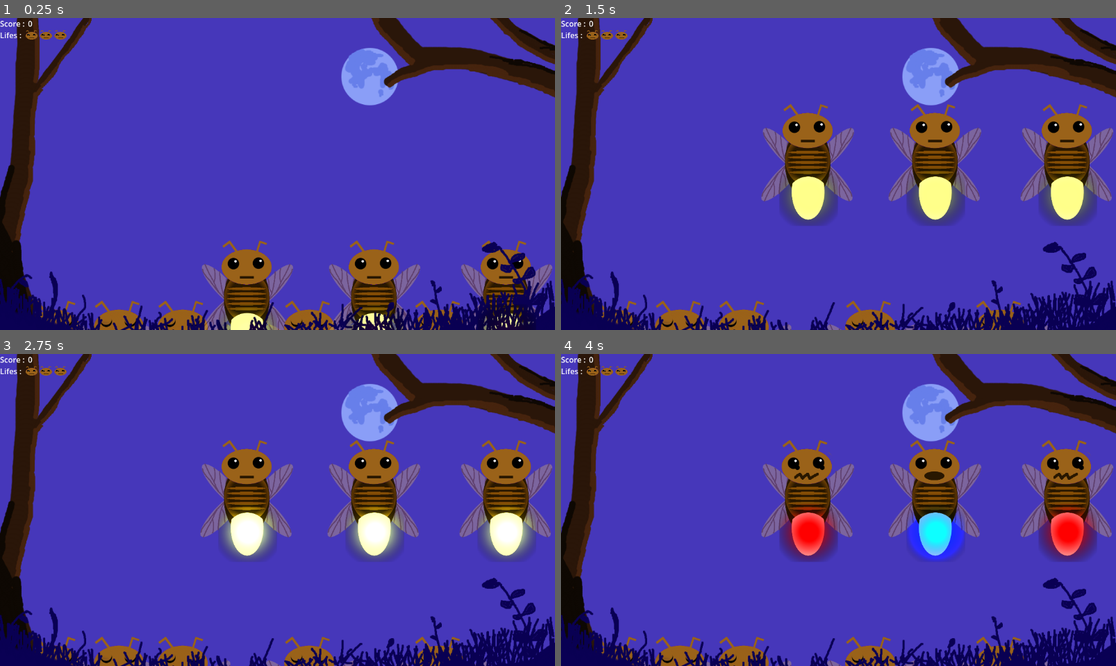
Above: before the commit, frames 1-4 (two rows, left to right).
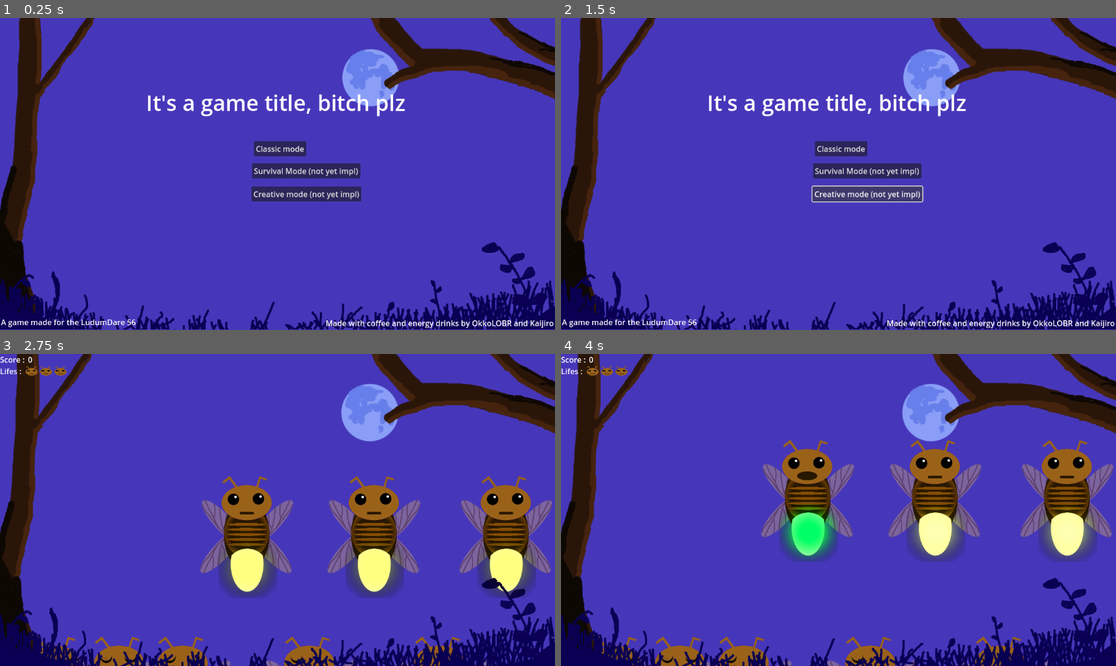
Above: after the commit, the same moments.

Repository: Kaijiro/ld56
Game: Godot game, scene res://scenes/menu.tscn
Two runs of this game, one before a commit and one after it. Both use one fixed random seed, a clock stepped at 60 frames per second and the inputs below. Before the commit the project starts from res://scenes/ld_56.tscn. Sound files missing from this copy of the repository are replaced by a short silence.
Inputs (mouse positions are in pixels of both pictures, inside the frame that each line leads up to):
- Up to frame 1 (0.25 s): no input
- Up to frame 2 (1.5 s): click (866, 170) at 0.5 s, where only the run after the commit has a clickable "Survival Mode (not yet impl)"; click (866, 192) at 1.25 s, where only the run after the commit has a clickable "Creative mode (not yet impl)"
- Up to frame 3 (2.75 s): click (277, 485) at 2 s, where only the run after the commit has a clickable "Classic mode"
- Up to frame 4 (4 s): move the mouse to (805, 500) at 2.77 s; click (805, 500) at 2.85 s; move the mouse to (932, 500) at 3.52 s; click (932, 500) at 3.6 s

The runs differ from the first frame. In frame 1, 17% of the frame differs, in the area x 0-100%, y 0-100%; in frame 2, 21%; in frame 3, 17%; in frame 4, 4.8%.

Commit message:
First iteration of menu, need polish

Diff:
--- a/project.godot
+++ b/project.godot
@@ -11,7 +11,7 @@
 [application]
 
 config/name="LD56"
-run/main_scene="res://scenes/ld_56.tscn"
+run/main_scene="res://scenes/menu.tscn"
 config/features=PackedStringArray("4.3", "Forward Plus")
 config/icon="res://icon.svg"
 
--- /dev/null
+++ b/scenes/menu.tscn
@@ -0,0 +1,83 @@
+[gd_scene load_steps=4 format=3 uid="uid://blts3iqlygl0g"]
+
+[ext_resource type="Script" path="res://scripts/menu.gd" id="1_jc0un"]
+[ext_resource type="Texture2D" uid="uid://c3sag02gtlcdn" path="res://assets/Decor/background.png" id="1_qkcfw"]
+[ext_resource type="Texture2D" uid="uid://duuf8v7y0gtut" path="res://assets/Decor/foreground.png" id="2_fhks8"]
+
+[node name="Menu" type="Control"]
+layout_mode = 3
+anchors_preset = 15
+anchor_right = 1.0
+anchor_bottom = 1.0
+grow_horizontal = 2
+grow_vertical = 2
+script = ExtResource("1_jc0un")
+
+[node name="BG" type="TextureRect" parent="."]
+layout_mode = 0
+offset_right = 1152.0
+offset_bottom = 648.0
+texture = ExtResource("1_qkcfw")
+expand_mode = 1
+
+[node name="FG" type="TextureRect" parent="."]
+layout_mode = 0
+offset_right = 1153.0
+offset_bottom = 647.0
+texture = ExtResource("2_fhks8")
+expand_mode = 1
+
+[node name="ClassicModeButton" type="Button" parent="."]
+layout_mode = 0
+offset_left = 527.0
+offset_top = 256.0
+offset_right = 636.0
+offset_bottom = 287.0
+text = "Classic mode"
+
+[node name="SurvivalModeButton" type="Button" parent="."]
+layout_mode = 0
+offset_left = 523.0
+offset_top = 302.0
+offset_right = 641.0
+offset_bottom = 333.0
+text = "Survival Mode (not yet impl)
+"
+
+[node name="CreativeModeButton" type="Button" parent="."]
+layout_mode = 0
+offset_left = 522.0
+offset_top = 350.0
+offset_right = 643.0
+offset_bottom = 381.0
+text = "Creative mode (not yet impl)"
+
+[node name="Label" type="Label" parent="."]
+layout_mode = 0
+offset_left = 2.0
+offset_top = 620.0
+offset_right = 282.0
+offset_bottom = 643.0
+text = "A game made for the LudumDare 56"
+
+[node name="Label2" type="Label" parent="."]
+layout_mode = 0
+offset_left = 676.0
+offset_top = 622.0
+offset_right = 1150.0
+offset_bottom = 645.0
+text = "Made with coffee and energy drinks by OkkoLOBR and Kaijiro"
+
+[node name="RichTextLabel" type="RichTextLabel" parent="."]
+layout_mode = 0
+offset_left = 303.0
+offset_top = 144.0
+offset_right = 881.0
+offset_bottom = 206.0
+bbcode_enabled = true
+text = "[font_size=45]It's a game title, bitch plz[/font_size]"
+scroll_active = false
+
+[connection signal="pressed" from="ClassicModeButton" to="." method="_on_classic_mode_button_pressed"]
+[connection signal="pressed" from="SurvivalModeButton" to="." method="_on_survival_mode_button_pressed"]
+[connection signal="pressed" from="CreativeModeButton" to="." method="_on_creative_mode_button_pressed"]
--- /dev/null
+++ b/scripts/menu.gd
@@ -0,0 +1,14 @@
+extends Control
+
+
+
+func _on_classic_mode_button_pressed() -> void:
+    self.get_tree().change_scene_to_file("res://scenes/ld_56.tscn")
+
+
+func _on_survival_mode_button_pressed() -> void:
+    pass # Replace with function body.
+
+
+func _on_creative_mode_button_pressed() -> void:
+    pass # Replace with function body.
